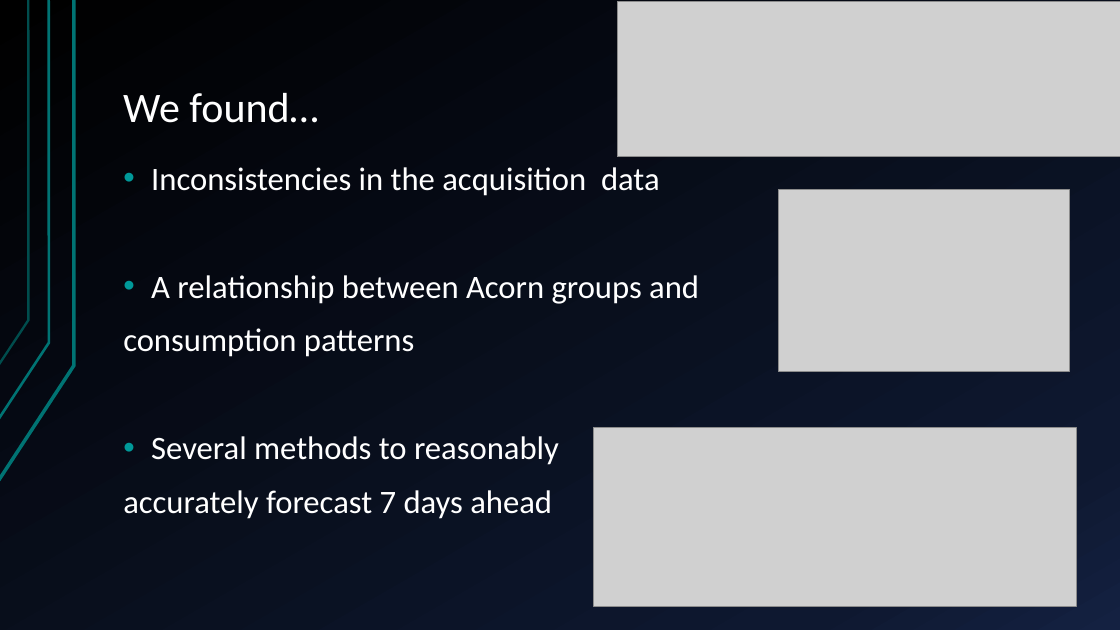
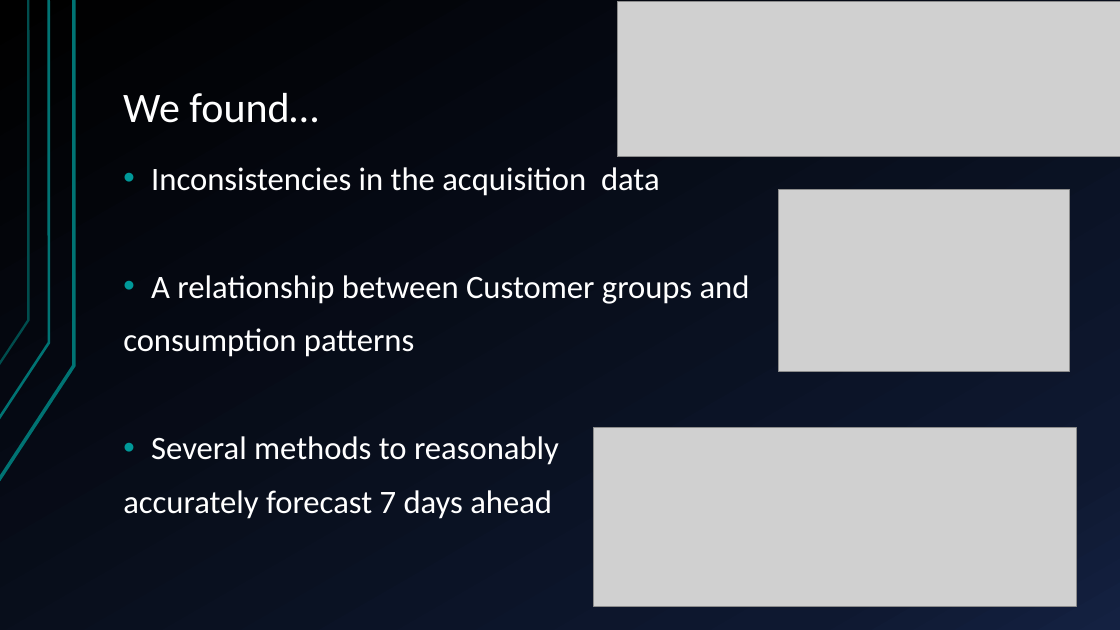
Before and after one commit to sofiary/teamunicornn, a slide deck: slide 8 of Western Power Hack-a-Gig Presentation.pptx (slide 7 before the commit). Drawn at 1120x630 pixels with LibreOffice and Linux fonts; fonts in the diff are those of the drawing; grey boxes stand for pictures. Boxes give left, top, right and bottom in pixels: in the first picture for what was removed or moved away, otherwise in the second. Text is boxed around its words. In the diff, an @@ line names an element or a change of style, - is before the commit and + after.

```diff
--- a/Western Power Hack-a-Gig Presentation.pptx
+++ b/Western Power Hack-a-Gig Presentation.pptx
@@ text at bbox=[151, 275, 750, 304]: text changed @@
-• A relationship between Acorn groups and
+• A relationship between Customer groups and
```
Also in this commit, not shown: 9 other slides changed, 2 slides added, 1 other file.
